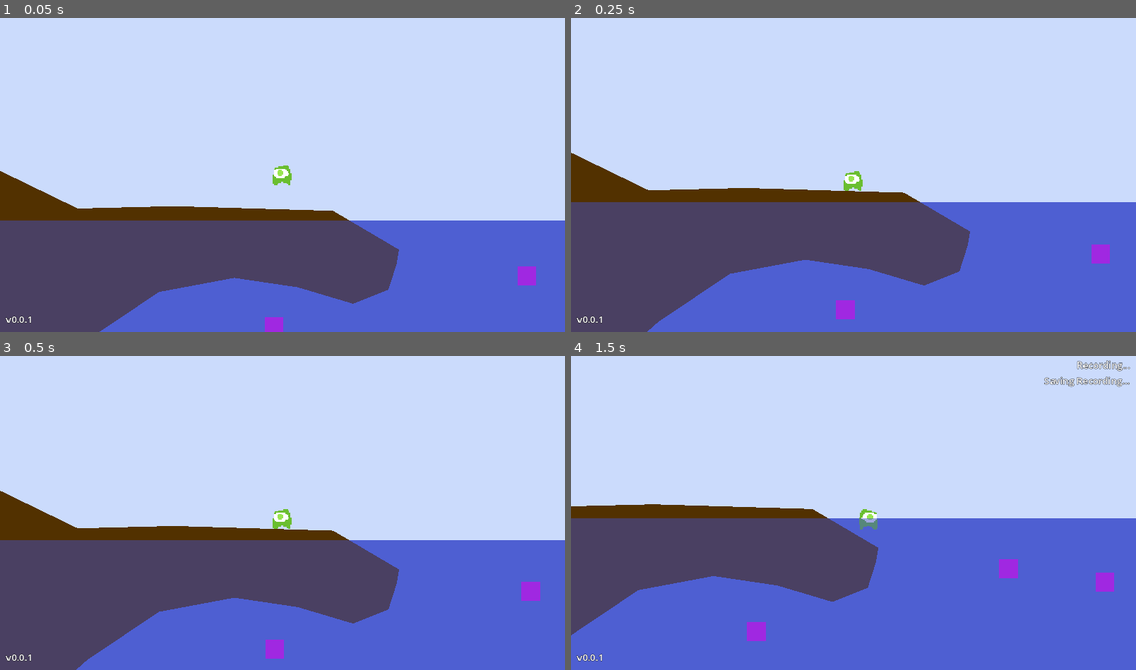
Above: before the commit, frames 1-4 (two rows, left to right).
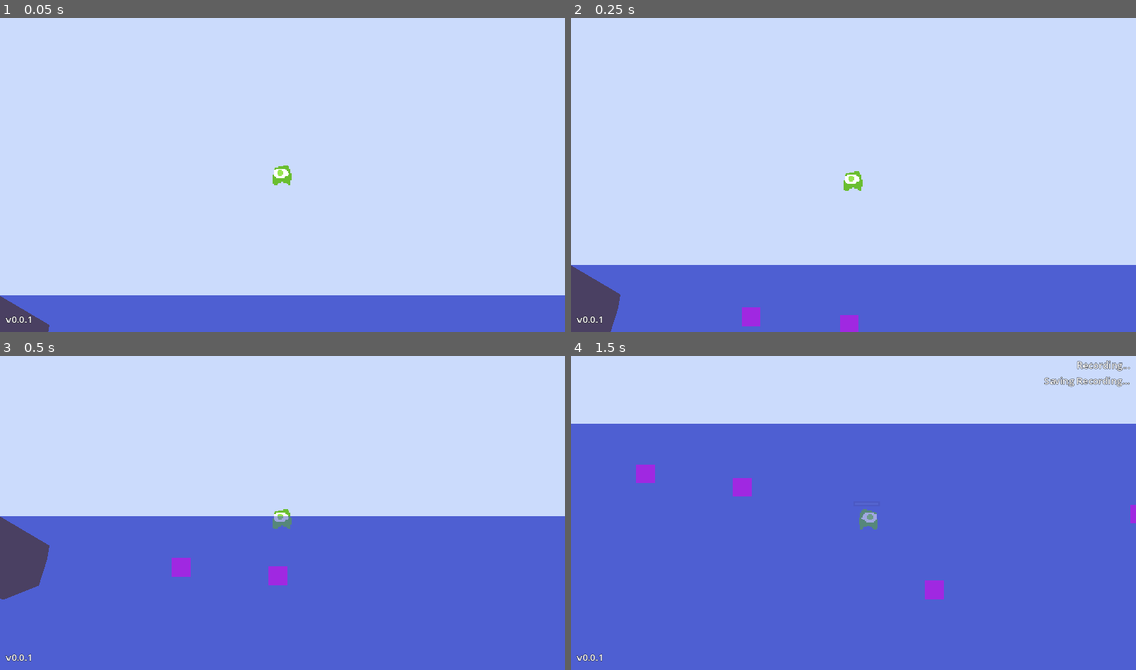
Above: after the commit, the same moments.

Repository: maggardJosh/ld55
Game: Godot game, scene res://main.tscn
The game is run twice, just before and just after one commit, with the same random seed, the same clock (stepped at 60 frames per second) and the same inputs.
Inputs:
- Up to frame 1 (0.05 s): no input
- Up to frame 2 (0.25 s): no input
- Up to frame 3 (0.5 s): no input
- Up to frame 4 (1.5 s): hold D (move_right) from 0.53 s (still down); tap R (Record) at 0.6, 1.35 s; tap Space (jump) at 0.77 s

The runs differ from the first frame. In frame 1, 29% of the frame differs, in the area x 0-100%, y 48-100%; in frame 2, 28%; in frame 3, 26%; in frame 4, 43%, in the area x 0-100%, y 21-91%.

Commit message:
Add oxygenbar

Diff:
--- /dev/null
+++ b/OxygenArea.gd
@@ -0,0 +1,13 @@
+extends Area2D
+
+func _ready() -> void:
+	body_entered.connect(on_body_entered)
+	body_exited.connect(on_body_exited)
+
+func on_body_entered(body):
+	if body.has_method("set_in_oxygen"):
+		body.set_in_oxygen(true)
+
+func on_body_exited(body):
+	if body.has_method("set_in_oxygen"):
+		body.set_in_oxygen(false)
--- /dev/null
+++ b/OxygenBar.gd
@@ -0,0 +1,43 @@
+extends ProgressBar
+
+@export var disappear_time: float = 3
+@export var disappear_curve: Curve
+@export var appear_threshold: float = 1
+
+@export var appear_time: float = 2
+@export var appear_curve: Curve
+
+func _ready() -> void:
+	changed.connect(on_bar_settings_changed)
+	value_changed.connect(on_bar_value_changed)
+	modulate.a = 0
+
+var count: float = 0
+var is_showing: bool = false
+
+func on_bar_value_changed(value):
+	update_visiblity_values()
+
+func on_bar_settings_changed():
+	update_visiblity_values()
+
+func update_visiblity_values():
+	var should_show = value + appear_threshold < max_value
+	if should_show != is_showing:
+		is_showing = should_show
+		if not should_show:
+			count = disappear_time
+		else:
+			count = appear_time
+
+func _process(delta: float) -> void:
+	if is_showing:
+		if count > 0:
+			count -= delta
+			var t = count/appear_time
+			modulate.a = appear_curve.sample(1.0-t)
+	else:
+		if count > 0:
+			count -= delta
+			var t = count/disappear_time
+			modulate.a = disappear_curve.sample(1.0-t)
--- /dev/null
+++ b/OxygenComponent.gd
@@ -0,0 +1,22 @@
+class_name OxygenComponent
+extends Node
+
+@export var max_oxygen_seconds: float = 20
+@export var oxygen_bar: ProgressBar
+@export var replenish_rate: float = 10
+
+var count: float = 0
+var is_in_water: bool = true
+
+func set_is_in_water(value: bool):
+	is_in_water = value
+
+func _physics_process(delta: float) -> void:
+	if is_in_water:
+		if count <= max_oxygen_seconds:
+			count += delta
+	else:
+		if count >= 0:
+			count = max(count - replenish_rate * delta, 0)
+	oxygen_bar.value = max_oxygen_seconds - count
+	oxygen_bar.max_value = max_oxygen_seconds
--- a/main.tscn
+++ b/main.tscn
@@ -1,10 +1,11 @@
-[gd_scene load_steps=15 format=3 uid="uid://c1e2254bs6m3e"]
+[gd_scene load_steps=17 format=3 uid="uid://c1e2254bs6m3e"]
 
 [ext_resource type="PackedScene" uid="uid://mnaxd41w2loc" path="res://player.tscn" id="1_rotku"]
 [ext_resource type="Script" path="res://Water.gd" id="2_imxiw"]
 [ext_resource type="PackedScene" uid="uid://cjiok5o0qam3w" path="res://ui.tscn" id="3_0cdyn"]
 [ext_resource type="Script" path="res://WaterArea.gd" id="3_58cow"]
 [ext_resource type="PackedScene" uid="uid://b1tw6cgdbe6r7" path="res://biome.tscn" id="5_18gyt"]
+[ext_resource type="Script" path="res://OxygenArea.gd" id="5_ghrk7"]
 [ext_resource type="PackedScene" uid="uid://s6lkr5v083iq" path="res://placeholder_sprite.tscn" id="6_bw7w6"]
 
 [sub_resource type="RectangleShape2D" id="RectangleShape2D_as6lo"]
@@ -25,13 +26,19 @@
 _data = [Vector2(0, 0), 0.0, 0.0, 0, 0, Vector2(1, 1), 0.0, 0.0, 0, 0]
 point_count = 2
 
-[sub_resource type="RectangleShape2D" id="RectangleShape2D_mb8yo"]
-size = Vector2(20240, 7046)
+[sub_resource type="RectangleShape2D" id="RectangleShape2D_8xvdo"]
+size = Vector2(5029, 735)
+
+[sub_resource type="RectangleShape2D" id="RectangleShape2D_jdpq8"]
+size = Vector2(1969, 1262)
 
 [sub_resource type="PlaceholderTexture2D" id="PlaceholderTexture2D_mk1d2"]
 size = Vector2(80, 16)
 
 [node name="Main" type="Node2D"]
+
+[node name="Player" parent="." instance=ExtResource("1_rotku")]
+position = Vector2(169, -104)
 
 [node name="Biomes" type="Node2D" parent="."]
 visible = false
@@ -80,23 +87,27 @@
 z_index = 1
 material = SubResource("ShaderMaterial_sylxd")
 color = Color(0.262745, 0.317647, 0.768627, 0.501961)
-polygon = PackedVector2Array(4050, 0, -2686, 0, -3110, 3000, 4967, 3000)
+polygon = PackedVector2Array(4050, 0, -1157, 0, -917, 216, -1210, 1808, -4435, 1808, -3691, 3363, 4967, 3000)
 script = ExtResource("2_imxiw")
 default_biome = NodePath("../Biomes/NormalBiome")
 biome_transition_time = 3.0
 biome_transition_curve = SubResource("Curve_0m4yk")
 
 [node name="WaterBG" type="Polygon2D" parent="Water"]
-z_index = -1
+z_index = -2
 material = SubResource("ShaderMaterial_sylxd")
 color = Color(0.356863, 0.431373, 0.882353, 1)
-polygon = PackedVector2Array(4050, 0, -2686, 0, -3110, 3000, 4967, 3000)
-
-[node name="Player" parent="." instance=ExtResource("1_rotku")]
-position = Vector2(-128, -40)
+polygon = PackedVector2Array(4050, 0, -1157, 0, -917, 216, -1210, 1808, -4435, 1808, -3691, 3363, 4967, 3000)
+
+[node name="WaterBG2" type="Polygon2D" parent="Water"]
+z_index = -3
+material = SubResource("ShaderMaterial_sylxd")
+position = Vector2(-2963, 131)
+color = Color(0.203922, 0.317647, 0.34902, 1)
+polygon = PackedVector2Array(1185, 126, 197, 630, 358, 1849, 1588, 1799, 1921, 892)
 
 [node name="WaterArea" type="Area2D" parent="."]
-visible = false
+position = Vector2(0, 7)
 gravity_space_override = 2
 gravity_point_center = Vector2(0, 0)
 gravity_direction = Vector2(0, 0)
@@ -104,10 +115,24 @@
 linear_damp = 0.5
 script = ExtResource("3_58cow")
 
-[node name="CollisionShape2D" type="CollisionShape2D" parent="WaterArea"]
-z_index = 1
-position = Vector2(2418, 3531)
-shape = SubResource("RectangleShape2D_mb8yo")
+[node name="CollisionPolygon2D" type="CollisionPolygon2D" parent="WaterArea"]
+polygon = PackedVector2Array(4050, 0, -2686, 0, -917, 216, -1210, 1808, -2435, 1808, -2077, 3080, 4967, 3000)
+
+[node name="OxygenArea" type="Area2D" parent="."]
+script = ExtResource("5_ghrk7")
+
+[node name="CollisionShape2D" type="CollisionShape2D" parent="OxygenArea"]
+position = Vector2(1494.5, -367.5)
+shape = SubResource("RectangleShape2D_8xvdo")
+
+[node name="OxygenArea2" type="Area2D" parent="."]
+z_index = 3
+position = Vector2(-2552, 1939)
+script = ExtResource("5_ghrk7")
+
+[node name="CollisionShape2D" type="CollisionShape2D" parent="OxygenArea2"]
+position = Vector2(443.5, -767)
+shape = SubResource("RectangleShape2D_jdpq8")
 
 [node name="Placeholder Sprites" type="Node2D" parent="."]
 
--- a/main_theme.tres
+++ b/main_theme.tres
@@ -1,5 +1,18 @@
-[gd_resource type="Theme" format=3 uid="uid://b57f8txs2e26j"]
+[gd_resource type="Theme" load_steps=3 format=3 uid="uid://b57f8txs2e26j"]
+
+[sub_resource type="StyleBoxFlat" id="StyleBoxFlat_hq3fr"]
+bg_color = Color(0.247059, 0.247059, 0.454902, 1)
+
+[sub_resource type="StyleBoxFlat" id="StyleBoxFlat_pan0g"]
+bg_color = Color(0.796078, 0.858824, 0.988235, 1)
+border_width_left = 1
+border_width_top = 1
+border_width_right = 1
+border_width_bottom = 1
+border_color = Color(0.247059, 0.247059, 0.454902, 1)
 
 [resource]
 Label/colors/font_outline_color = Color(0, 0, 0, 1)
 Label/constants/outline_size = 2
+ProgressBar/styles/background = SubResource("StyleBoxFlat_hq3fr")
+ProgressBar/styles/fill = SubResource("StyleBoxFlat_pan0g")
--- a/player.gd
+++ b/player.gd
@@ -20,6 +20,7 @@
 
 @onready var sprite: Sprite2D = %Sprite
 @onready var float_component: FloatComponent = $FloatComponent
+@onready var oxygen_component: OxygenComponent = $OxygenComponent
 
 var gravity = ProjectSettings.get_setting("physics/2d/default_gravity")
 var is_in_water: bool = false
@@ -37,6 +38,9 @@
 	floor_constant_speed = true
 	is_in_water = false
 	velocity.y *= 2
+
+func set_in_oxygen(is_in_oxygen):
+	oxygen_component.set_is_in_water(not is_in_oxygen)
 
 func _physics_process(delta):
 	GameEvents.add_debug_obj.emit("in_water", is_in_water)
--- a/player.tscn
+++ b/player.tscn
@@ -1,8 +1,18 @@
-[gd_scene load_steps=5 format=3 uid="uid://mnaxd41w2loc"]
+[gd_scene load_steps=9 format=3 uid="uid://mnaxd41w2loc"]
 
 [ext_resource type="Script" path="res://player.gd" id="1_b3cg5"]
 [ext_resource type="Texture2D" uid="uid://c4etptninfkid" path="res://player.png" id="2_7u1va"]
+[ext_resource type="Script" path="res://OxygenBar.gd" id="2_ccr6u"]
 [ext_resource type="PackedScene" uid="uid://c515veavly2w0" path="res://float_component.tscn" id="3_a6bku"]
+[ext_resource type="Script" path="res://OxygenComponent.gd" id="4_qxc6h"]
+
+[sub_resource type="Curve" id="Curve_b2lt3"]
+_data = [Vector2(0, 1), 0.0, 0.0, 0, 0, Vector2(1, 0), 0.0, 0.0, 0, 0]
+point_count = 2
+
+[sub_resource type="Curve" id="Curve_7b2ex"]
+_data = [Vector2(0, 0), 0.0, 0.0, 0, 0, Vector2(1, 1), 0.0, 0.0, 0, 0]
+point_count = 2
 
 [sub_resource type="CircleShape2D" id="CircleShape2D_rnvbg"]
 radius = 7.0
@@ -25,6 +35,26 @@
 water_friction_speed = 150.0
 metadata/_edit_horizontal_guides_ = [-29.0]
 
+[node name="OxygenBar" type="ProgressBar" parent="."]
+z_index = 1
+offset_left = -12.0
+offset_top = -15.0
+offset_right = 11.0
+offset_bottom = -11.0
+max_value = 20.0
+value = 20.0
+show_percentage = false
+script = ExtResource("2_ccr6u")
+disappear_time = 1.0
+disappear_curve = SubResource("Curve_b2lt3")
+appear_threshold = 0.5
+appear_curve = SubResource("Curve_7b2ex")
+
+[node name="OxygenComponent" type="Node" parent="." node_paths=PackedStringArray("oxygen_bar")]
+script = ExtResource("4_qxc6h")
+oxygen_bar = NodePath("../OxygenBar")
+replenish_rate = 15.0
+
 [node name="Sprite" type="Sprite2D" parent="."]
 unique_name_in_owner = true
 texture = ExtResource("2_7u1va")
